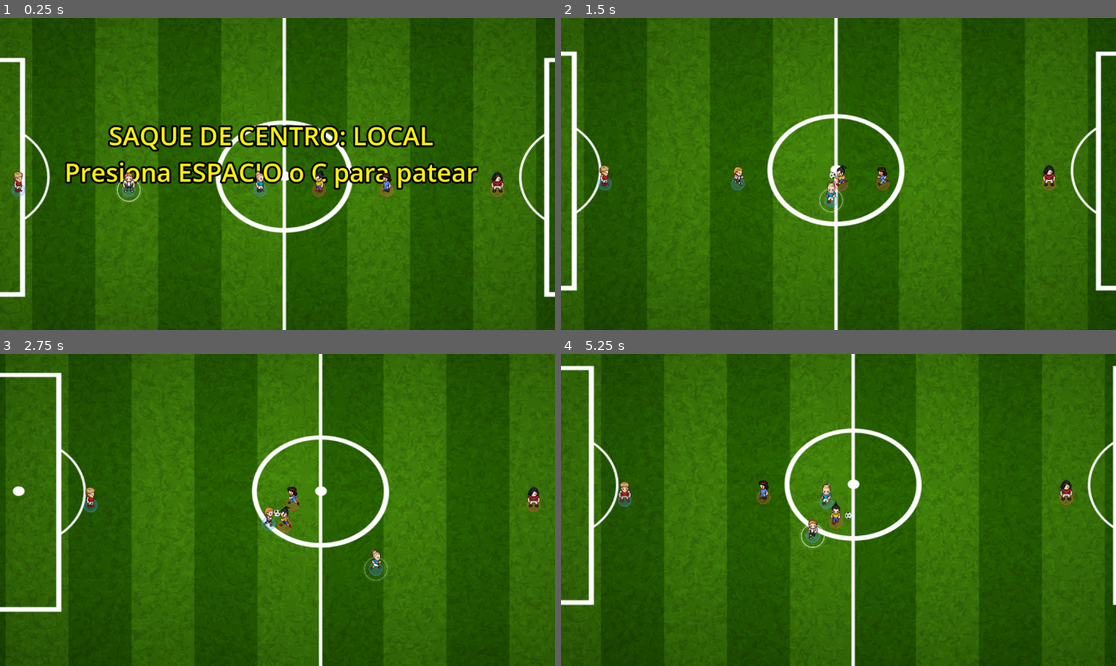
Above: before the commit, frames 1-4 (two rows, left to right).
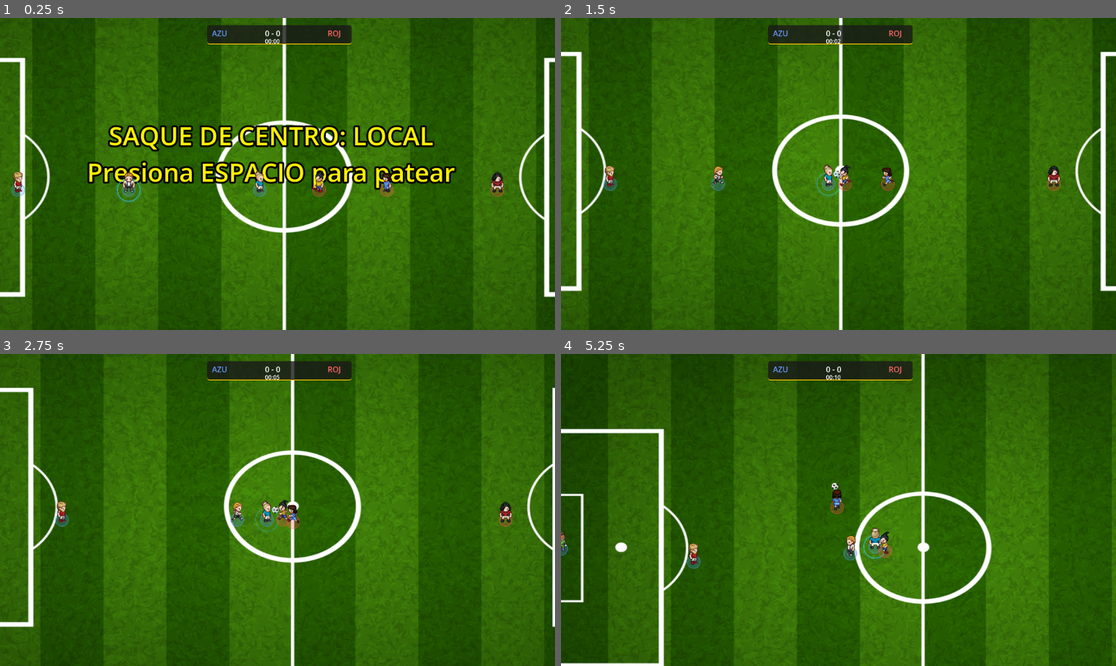
Above: after the commit, the same moments.

Repository: Leiazel/Mini-Football
Game: Godot game, scene res://mundo.tscn
Two runs of this game, one before a commit and one after it. Both use one fixed random seed, a clock stepped at 60 frames per second and the inputs below.
Inputs:
- Up to frame 1 (0.25 s): no input
- Up to frame 2 (1.5 s): tap Space (p1_patear, bound only after the commit) at 0.5 s; hold Right (ui_right) 0.53-1.28 s; hold C (patear) 0.53-1.28 s; tap Q (p1_cambiar, bound only after the commit) at 0.8, 1.35 s; hold Down (ui_down) from 1.28 s (still down)
- Up to frame 3 (2.75 s): tap Space (p1_patear, bound only after the commit) at 1.55 s; release Down (ui_down) at 2.03 s; hold Right (ui_right) from 2.03 s (still down); hold Space (p1_patear, bound only after the commit) from 2.03 s (still down); tap Enter (p2_cambiar, bound only after the commit) at 2.3 s
- Up to frame 4 (5.25 s): release Right (ui_right) at 2.78 s; release Space (p1_patear, bound only after the commit) at 2.78 s; hold Up (ui_up) 2.78-3.53 s; tap Enter (p2_cambiar, bound only after the commit) at 2.85 s; tap Shift (p2_patear, bound only after the commit) at 3.05 s; hold Shift (p2_patear, bound only after the commit) 3.53-4.28 s; hold Left (ui_left) 3.53-5.03 s; tap C (patear) at 3.8, 4.35 s; tap Q (p1_cambiar, bound only after the commit) at 4.55 s; hold Down (ui_down) from 5.03 s (still down); hold Q (p1_cambiar, bound only after the commit) from 5.03 s (still down)

The runs differ from the first frame. In frame 1, 5.2% of the frame differs, in the area x 2-87%, y 2-60%; in frame 2, 13%; in frame 3, 31%; in frame 4, 53%, in the area x 0-100%, y 0-100%.

Commit message:
Implemento multijugador 1vs1

Diff:
--- a/Mini-Football/Mundo.gd
+++ b/Mini-Football/Mundo.gd
@@ -25,6 +25,7 @@
 var CENTRO_PELOTA: Vector2 = Vector2(1050, 525)  # Centro del campo por defecto
 
 var modo_juego: String = "6v6"
+var es_multijugador: bool = false
 
 # Limites dinámicos del campo
 var limite_min_x: float = 110.0
@@ -34,6 +35,7 @@
 
 
 func _ready():
+	_configurar_inputs()
 	_configurar_fisica_pelota()
 
 	var datos_web = obtener_datos_web()
@@ -41,6 +43,8 @@
 		print("Datos recibidos de la web: ", datos_web)
 		if datos_web.has("modoJuego"):
 			modo_juego = datos_web.modoJuego
+		if datos_web.has("multijugador"):
+			es_multijugador = datos_web.multijugador
 
 		instanciar_equipo(datos_web.local, "local")
 		instanciar_equipo(datos_web.visitante, "visitante")
@@ -66,8 +70,37 @@
 	# Iniciar el kickoff después de que todos los jugadores existan
 	call_deferred("iniciar_kickoff", "local")
 
+func _configurar_inputs():
+	var acciones = {
+		"p1_left": [KEY_A],
+		"p1_right": [KEY_D],
+		"p1_up": [KEY_W],
+		"p1_down": [KEY_S],
+		"p1_patear": [KEY_SPACE],
+		"p1_cambiar": [KEY_Q],
+		"p2_left": [KEY_LEFT],
+		"p2_right": [KEY_RIGHT],
+		"p2_up": [KEY_UP],
+		"p2_down": [KEY_DOWN],
+		"p2_patear": [KEY_SHIFT],
+		"p2_cambiar": [KEY_ENTER]
+	}
+	for accion in acciones:
+		if not InputMap.has_action(accion):
+			InputMap.add_action(accion)
+		# Limpiamos si hay previos
+		InputMap.action_erase_events(accion)
+		for tecla in acciones[accion]:
+			var evento = InputEventKey.new()
+			# Para teclas físicas comunes (letras, espacio), usamos physical_keycode. Para especiales (flechas), keycode.
+			if tecla < 4000000:
+				evento.physical_keycode = tecla
+			else:
+				evento.keycode = tecla
+			InputMap.action_add_event(accion, evento)
+
 func _ajustar_cancha_segun_modo():
-	if modo_juego == "3v3":
+	if modo_juego == "3v3" or modo_juego == "1v1":
 		limite_min_x = 450.0
 		limite_max_x = 1650.0
 		# Mover las porterías físicamente si existen en el nodo
@@ -99,7 +132,9 @@
 	if has_node("AvisoSaque"):
 		var text = "SAQUE DE CENTRO: " + equipo_que_saca.to_upper()
 		if equipo_que_saca == "local":
-			text += "\nPresiona ESPACIO o C para patear"
+			text += "\nPresiona ESPACIO para patear"
+		elif es_multijugador:
+			text += "\nPresiona SHIFT para patear"
 		$AvisoSaque.text = text
 		$AvisoSaque.visible = true
 
@@ -119,20 +154,28 @@
 
 	if kickoff_activo:
 		if equipo_kickoff == "local":
-			if Input.is_action_just_pressed("patear"):
+			if Input.is_action_just_pressed("p1_patear"):
 				_finalizar_kickoff()
 		else:
-			timer_kickoff_ia += delta
-			if timer_kickoff_ia >= 1.5:
-				_finalizar_kickoff()
+			if es_multijugador:
+				if Input.is_action_just_pressed("p2_patear"):
+					_finalizar_kickoff()
+			else:
+				timer_kickoff_ia += delta
+				if timer_kickoff_ia >= 1.5:
+					_finalizar_kickoff()
 	elif saque_arco_activo:
 		if equipo_saque_arco == "local":
-			if Input.is_action_just_pressed("patear"):
+			if Input.is_action_just_pressed("p1_patear"):
 				_finalizar_saque_arco()
 		else:
-			timer_ia_saque += delta
-			if timer_ia_saque >= 1.5:
-				_finalizar_saque_arco()
+			if es_multijugador:
+				if Input.is_action_just_pressed("p2_patear"):
+					_finalizar_saque_arco()
+			else:
+				timer_ia_saque += delta
+				if timer_ia_saque >= 1.5:
+					_finalizar_saque_arco()
 
 	# --- CÁMARA ---
 	if camera and pelota:
@@ -187,7 +230,12 @@
 	pelota.linear_velocity = Vector2.ZERO
 
 	if has_node("AvisoSaque"):
-		$AvisoSaque.text = "SAQUE DE ARCO: " + equipo.to_upper() + "\nPresiona C o ESPACIO"
+		if equipo == "local":
+			$AvisoSaque.text = "SAQUE DE ARCO: " + equipo.to_upper() + "\nPresiona ESPACIO"
+		elif es_multijugador:
+			$AvisoSaque.text = "SAQUE DE ARCO: " + equipo.to_upper() + "\nPresiona SHIFT"
+		else:
+			$AvisoSaque.text = "SAQUE DE ARCO: " + equipo.to_upper()
 		$AvisoSaque.visible = true
 
 	for p in get_tree().get_nodes_in_group("local"):
@@ -232,24 +280,29 @@
 		p.desactivar_saque_arco()
 
 func _unhandled_input(event):
-	if event is InputEventKey and event.pressed and not event.echo:
-		if event.keycode == KEY_Q:
-			_cambiar_jugador_activo()
-
-func _cambiar_jugador_activo():
-	var local_players = get_tree().get_nodes_in_group("local")
+	if event.is_action_pressed("p1_cambiar"):
+		_cambiar_jugador_activo("local", 1)
+	elif event.is_action_pressed("p2_cambiar") and es_multijugador:
+		_cambiar_jugador_activo("visitante", 2)
+
+func _cambiar_jugador_activo(equipo_id: String, jugador_id: int):
+	var players = get_tree().get_nodes_in_group(equipo_id)
 	var mas_cercano = null
 	var min_dist = INF
 
-	for p in local_players:
+	for p in players:
 		var dist = p.global_position.distance_to(pelota.global_position)
 		if dist < min_dist:
 			min_dist = dist
 			mas_cercano = p
 
 	if mas_cercano:
-		for p in local_players:
-			p.es_humano = (p == mas_cercano)
+		for p in players:
+			if p == mas_cercano:
+				p.es_humano = true
+				p.id_jugador = jugador_id
+			else:
+				p.es_humano = false
 
 
 # ==========================================
@@ -279,18 +332,10 @@
 		if pos.y < 400 or pos.y > 600:
 			iniciar_saque_arco("local")
 			return
-		else:
-			pos.x = limite_min_x
-			vel.x = abs(vel.x) * 0.8
-			choco = true
 	elif pos.x > limite_max_x:
 		if pos.y < 400 or pos.y > 600:
 			iniciar_saque_arco("visitante")
 			return
-		else:
-			pos.x = limite_max_x
-			vel.x = -abs(vel.x) * 0.8
-			choco = true
 
 	if pos.y < limite_min_y:
 		pos.y = limite_min_y
@@ -346,6 +391,8 @@
 			match rol_jugador:
 				"DEF": x_pos = 600
 				"DEL": x_pos = 950
+		elif modo_juego == "1v1":
+			x_pos = 950
 
 		if equipo == "visitante":
 			if rol_jugador == "DEL":
@@ -375,13 +422,18 @@
 		if equipo == "local":
 			inst.porteria_propia  = porteria_i
 			inst.porteria_enemiga = porteria_d
-			if not ya_hay_humano and (rol_jugador == "DEL" or rol_jugador == "MED"):
+			if not ya_hay_humano and (rol_jugador == "DEL" or rol_jugador == "MED" or modo_juego == "1v1"):
 				inst.es_humano = true
+				inst.id_jugador = 1
 				ya_hay_humano  = true
 		else:
 			inst.porteria_propia  = porteria_d
 			inst.porteria_enemiga = porteria_i
-			inst.es_humano        = false
+			inst.es_humano = false
+			if es_multijugador and not ya_hay_humano and (rol_jugador == "DEL" or rol_jugador == "MED" or modo_juego == "1v1"):
+				inst.es_humano = true
+				inst.id_jugador = 2
+				ya_hay_humano  = true
 
 		add_child(inst)
 		print("Spawneado ", nombre_jugador, " (", rol_jugador, ") - ", equipo)
--- a/Mini-Football/Players/jugador_base.gd
+++ b/Mini-Football/Players/jugador_base.gd
@@ -5,6 +5,7 @@
 	set(value):
 		es_humano = value
 		queue_redraw()
+@export var id_jugador: int = 0
 @export var equipo: String = "local"
 @export var rol: String = "MED"
 @export var velocidad_normal: float = 145.0
@@ -99,9 +100,10 @@
 	if es_humano:
 		var r = 28.0
 		var opacidad = 0.4 + 0.15 * sin(_tiempo_aurora * 4.0)
+		var color_humano = Color(0.2, 0.8, 1.0, opacidad) if id_jugador == 1 else Color(1.0, 0.3, 0.2, opacidad)
 		# Indicador premium para el humano
-		draw_arc(Vector2(0, 24), r, 0.0, TAU, 32, Color(1, 1, 1, opacidad), 3.0)
-		draw_arc(Vector2(0, 24), r + 4, 0.0, TAU, 32, Color(1, 1, 1, opacidad * 0.4), 1.0)
+		draw_arc(Vector2(0, 24), r, 0.0, TAU, 32, color_humano, 3.0)
+		draw_arc(Vector2(0, 24), r + 4, 0.0, TAU, 32, Color(color_humano.r, color_humano.g, color_humano.b, opacidad * 0.4), 1.0)
 
 
 # ==========================================
@@ -117,7 +119,13 @@
 	if es_humano:
 		logica_humano(delta)
 		# Buffer de pateo
-		if Input.is_action_just_pressed("patear"):
+		var patear_pressed = false
+		if id_jugador == 1:
+			patear_pressed = Input.is_action_just_pressed("p1_patear")
+		elif id_jugador == 2:
+			patear_pressed = Input.is_action_just_pressed("p2_patear")
+
+		if patear_pressed:
 			intencion_patear = 0.2
 		if intencion_patear > 0:
 			intencion_patear -= delta
@@ -147,7 +155,20 @@
 
 # ==========================================
 func logica_humano(_delta: float):
-	direccion = Input.get_vector("ui_left", "ui_right", "ui_up", "ui_down")
+	direccion = Vector2.ZERO
+	if id_jugador == 1:
+		if Input.is_physical_key_pressed(KEY_A) or Input.is_key_pressed(KEY_A): direccion.x -= 1
+		if Input.is_physical_key_pressed(KEY_D) or Input.is_key_pressed(KEY_D): direccion.x += 1
+		if Input.is_physical_key_pressed(KEY_W) or Input.is_key_pressed(KEY_W): direccion.y -= 1
+		if Input.is_physical_key_pressed(KEY_S) or Input.is_key_pressed(KEY_S): direccion.y += 1
+	elif id_jugador == 2:
+		if Input.is_physical_key_pressed(KEY_LEFT) or Input.is_key_pressed(KEY_LEFT): direccion.x -= 1
+		if Input.is_physical_key_pressed(KEY_RIGHT) or Input.is_key_pressed(KEY_RIGHT): direccion.x += 1
+		if Input.is_physical_key_pressed(KEY_UP) or Input.is_key_pressed(KEY_UP): direccion.y -= 1
+		if Input.is_physical_key_pressed(KEY_DOWN) or Input.is_key_pressed(KEY_DOWN): direccion.y += 1
+
+	if direccion.length() > 0:
+		direccion = direccion.normalized()
 	# Boost de velocidad para el humano para que se sienta ágil
 	velocidad_actual = velocidad_normal * 1.2
 
@@ -375,7 +396,13 @@
 	var pos_arco_pr  = porteria_propia.global_position
 
 	if es_humano:
-		if intencion_patear > 0 or Input.is_action_pressed("patear"):
+		var patear_held = false
+		if id_jugador == 1:
+			patear_held = Input.is_action_pressed("p1_patear")
+		elif id_jugador == 2:
+			patear_held = Input.is_action_pressed("p2_patear")
+
+		if intencion_patear > 0 or patear_held:
 			pelota_rb.apply_central_impulse(direccion_golpe * 2220.0)
 			iniciar_cooldown_pateo()
 			intencion_patear = 0.0
@@ -443,6 +470,9 @@
 
 func activar_kickoff():
 	en_kickoff = true
+	global_position = posicion_inicial
+	velocidad_actual = 0.0
+	direccion = Vector2.ZERO
 
 func desactivar_kickoff():
 	en_kickoff = false
@@ -450,6 +480,9 @@
 func activar_saque_arco(equipo_que_saca: String):
 	en_saque_arco = true
 	equipo_saque = equipo_que_saca
+	global_position = posicion_inicial
+	velocidad_actual = 0.0
+	direccion = Vector2.ZERO
 
 func desactivar_saque_arco():
 	en_saque_arco = false
--- a/Mini-Football/Resources/label.gd
+++ b/Mini-Football/Resources/label.gd
@@ -16,7 +16,7 @@
 
 	# Configurar Panel de Fondo (Estilo Transmisión de TV)
 	panel_fondo.custom_minimum_size = Vector2(300, 40)
-	panel_fondo.position = Vector2(-50, 0)
+	panel_fondo.position = Vector2(0, 0)
 	var estilo = StyleBoxFlat.new()
 	estilo.bg_color = Color(0.1, 0.1, 0.1, 0.8)
 	estilo.border_width_bottom = 2
--- a/Mini-Football/mundo.tscn
+++ b/Mini-Football/mundo.tscn
@@ -72,17 +72,23 @@
 zoom = Vector2(0.85, 0.85)
 limit_left = -10000001
 
-[node name="Label" type="Label" parent="." unique_id=1496411309]
-offset_left = 927.0
-offset_top = 9.0
-offset_right = 1219.0
-offset_bottom = 69.0
+[node name="CanvasLayer" type="CanvasLayer" parent="."]
+
+[node name="Label" type="Label" parent="CanvasLayer" unique_id=1496411309]
+anchors_preset = 5
+anchor_left = 0.5
+anchor_right = 0.5
+offset_left = -146.0
+offset_top = 15.0
+offset_right = 146.0
+offset_bottom = 75.0
+grow_horizontal = 2
 theme_override_font_sizes/font_size = 28
 text = "  0 -0"
 script = ExtResource("7_t8jxu")
 
 [node name="Porteria_i" type="Area2D" parent="." unique_id=1638008257]
-position = Vector2(74, 505)
+position = Vector2(110, 505)
 script = ExtResource("7_2hh7m")
 
 [node name="CollisionShape2D" type="CollisionShape2D" parent="Porteria_i" unique_id=1555010627]
@@ -92,7 +98,7 @@
 [node name="ZonaTiro" type="Marker2D" parent="Porteria_i" unique_id=766211635]
 
 [node name="Porteria_d" type="Area2D" parent="." unique_id=1848058249]
-position = Vector2(2031, 517)
+position = Vector2(2010, 517)
 script = ExtResource("7_2hh7m")
 
 [node name="CollisionShape2D" type="CollisionShape2D" parent="Porteria_d" unique_id=1415712149]
Not shown, changed: Cartas/index.html
Not shown, changed: Mini-Football/Exports/web/Mini-Football.html
Not shown, changed: Mini-Football/Exports/web/Mini-Football.pck
